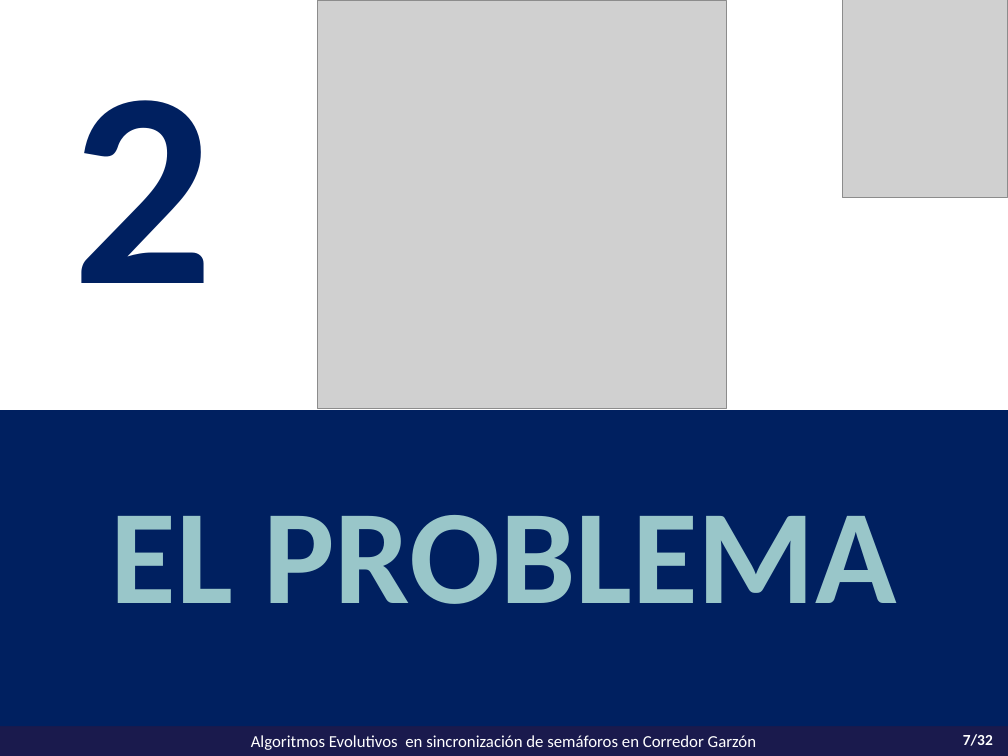
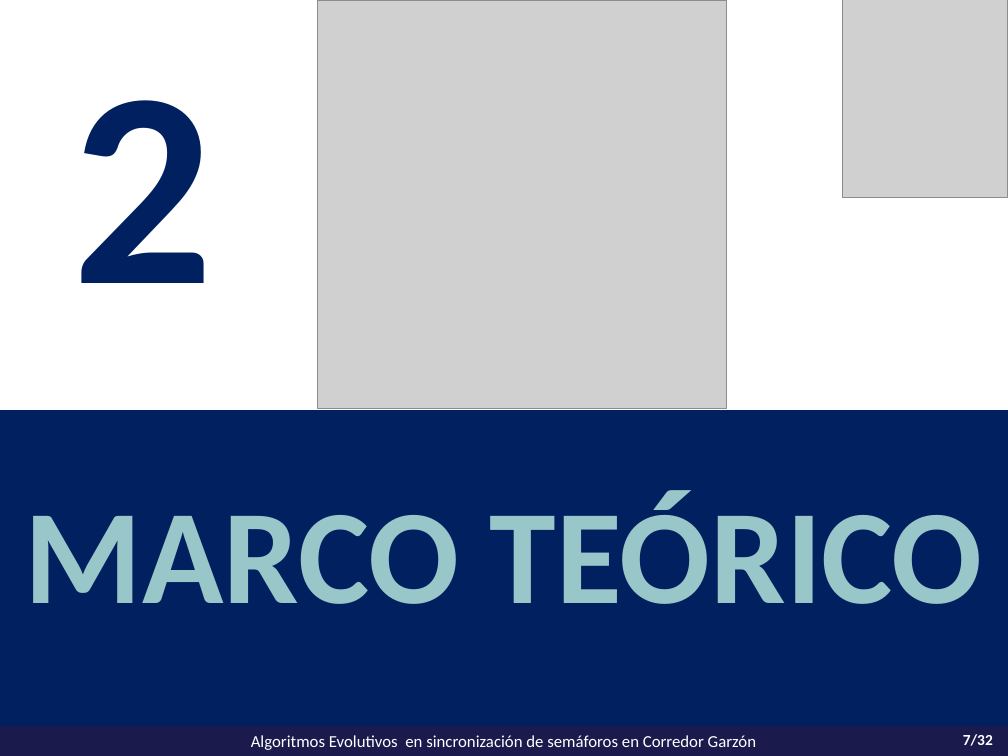
Before and after one commit to vitogit/proyecto-grado-garzon-2014, a slide deck: slide 7 of presentacion/Presentacion Garzon.pptx. Drawn at 1008x756 pixels with LibreOffice and Linux fonts; fonts in the diff are those of the drawing; grey boxes stand for pictures. Boxes give left, top, right and bottom in pixels: in the first picture for what was removed or moved away, otherwise in the second. Text is boxed around its words. In the diff, an @@ line names an element or a change of style, - is before the commit and + after.

```diff
--- a/presentacion/Presentacion Garzon.pptx
+++ b/presentacion/Presentacion Garzon.pptx
@@ text in rectangle at box(25, 491, 983, 604): text changed @@
-EL PROBLEMA
+MARCO TEÓRICO
```
Also in this commit, not shown: 13 other slides changed, 8 slides added, 4 slides removed, 1 other file.
